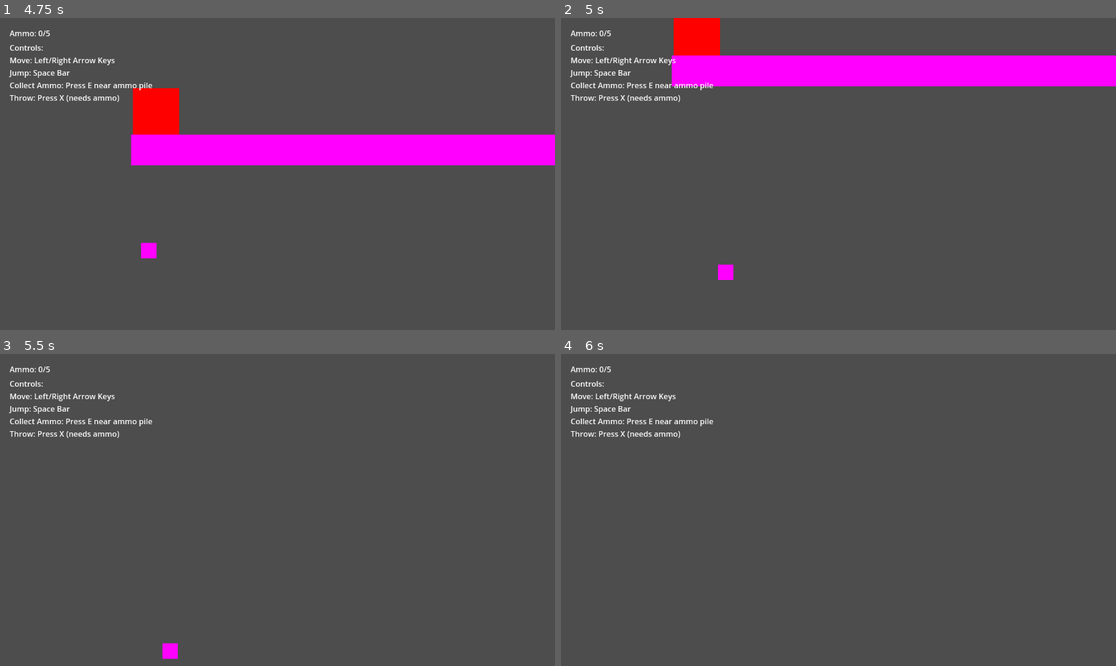
Above: before the commit, frames 1-4 (two rows, left to right).
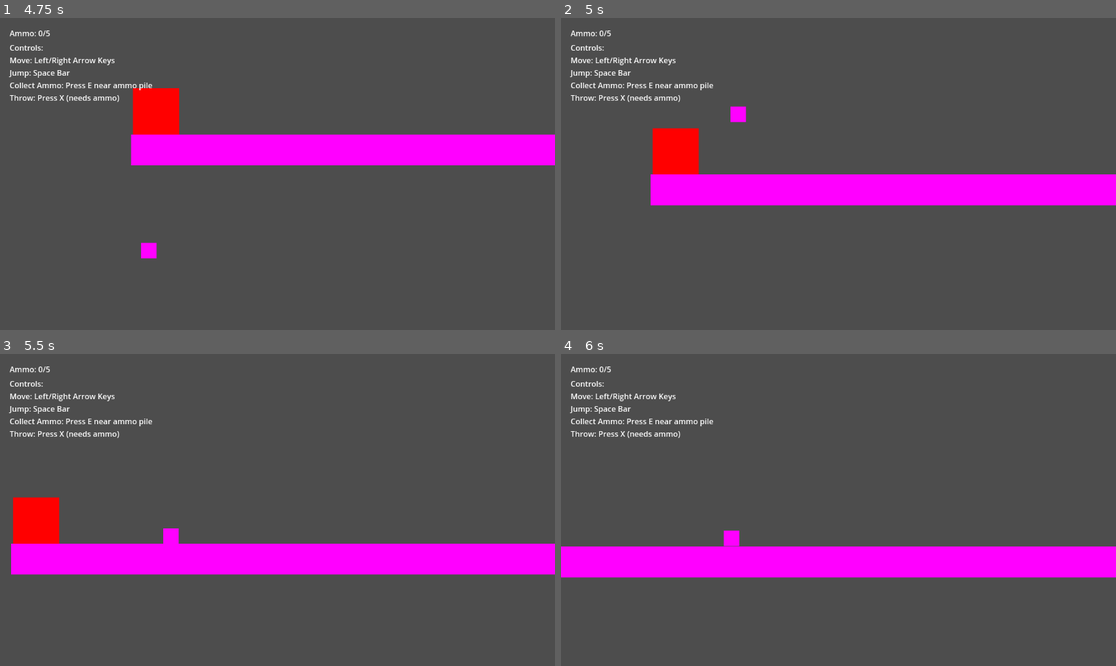
Above: after the commit, the same moments.

Repository: peroman86/BastaWars
Game: Godot game, scene res://scenes/world.tscn
The game is run twice, just before and just after one commit, with the same random seed, the same clock (stepped at 60 frames per second) and the same inputs.
Inputs:
- Up to frame 1 (4.75 s): tap E (collect) at 0.5, 0.6, 1.25, 2, 2.1, 2.75, 3.5, 3.6, 4.25 s; hold Right (right) 0.53-2.03 s; tap Space (jump) at 0.77, 1.52, 3.02, 3.77, 4.52 s; tap F (fire) at 1.35, 2.85, 4.35 s; hold Left (left) 2.03-4.28 s; hold Right (right) from 4.28 s (still down)
- Up to frame 2 (5 s): keep holding Right (right)
- Up to frame 3 (5.5 s): keep holding Right (right); tap E (collect) at 5.1 s
- Up to frame 4 (6 s): keep holding Right (right); tap F (fire) at 5.85 s

Frame 1 is identical in both runs. In frame 2, 19% of the frame differs, in the area x 16-100%, y 0-84%; in frame 3, 11%; in frame 4, 10%.

Commit message:
Fall of the level mechanism

Diff:
--- a/scripts/player.gd
+++ b/scripts/player.gd
@@ -4,6 +4,7 @@
 @export var jump_force = -400.0
 @export var gravity = 980.0
 @export var throw_force = 600.0
+@export var fall_threshold = 800  # Y position at which player is considered fallen
 
 var ammo_count = 0
 var max_ammo = 5
@@ -36,6 +37,10 @@
 	update_ammo_display()
 
 func _physics_process(delta):
+	# Check if player has fallen too far
+	if position.y > fall_threshold:
+		reset_game()
+
 	# Add gravity
 	if not is_on_floor():
 		velocity.y += gravity * delta
@@ -83,3 +88,10 @@
 func update_ammo_display():
 	if ammo_label:
 		ammo_label.text = "Ammo: " + str(ammo_count) + "/" + str(max_ammo)
+
+func reset_game():
+	# Reset player position to starting point
+	position = Vector2(-373, 375)  # Original spawn position from world scene
+	velocity = Vector2.ZERO
+	ammo_count = 0
+	update_ammo_display()
